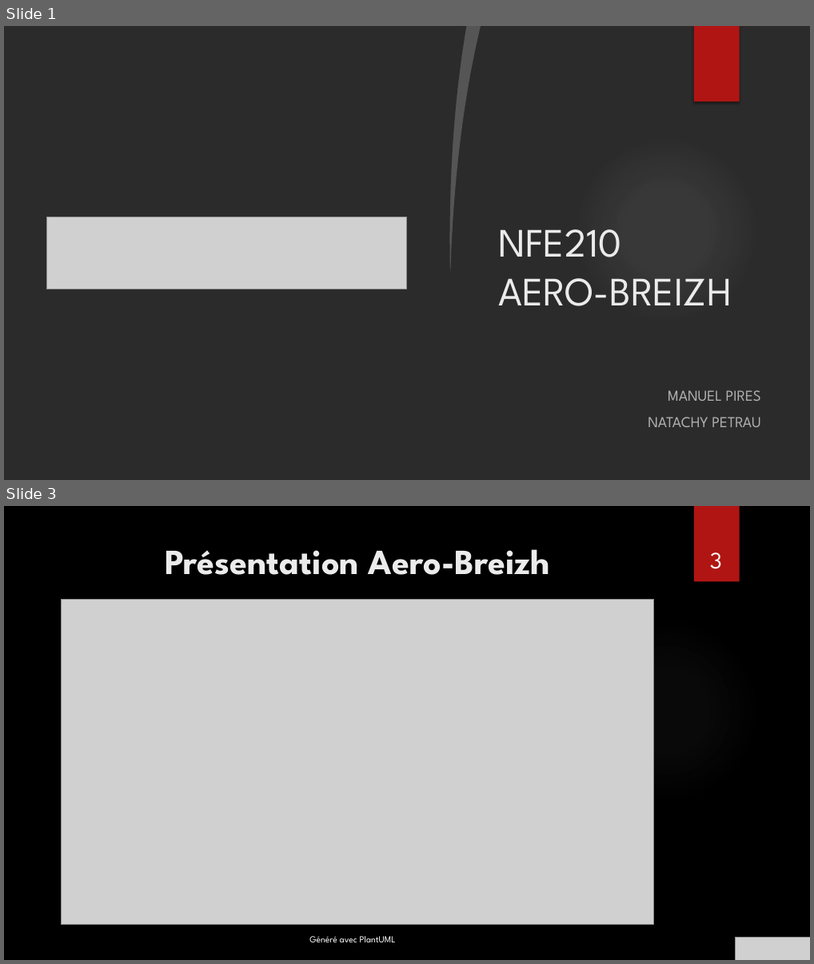
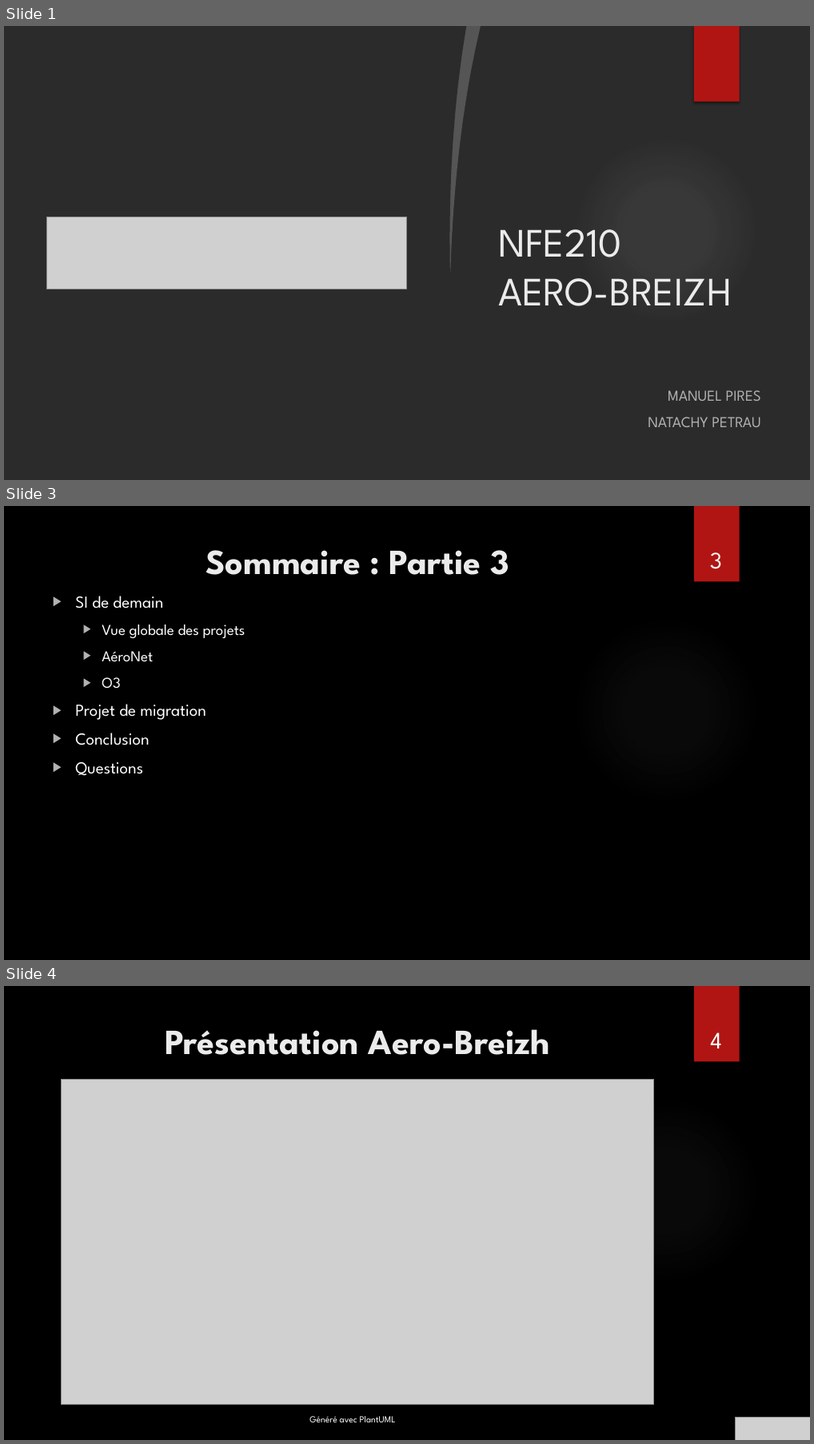
Before and after one commit to CNAM-MPIR/210_Project, a slide deck: Project/MPI_NPE_Presentation NFE210.pptx. Shown one above the other, each under a label of ours: slides 1 and 3 before the commit, slides 1, 3 and 4 after it; the slides between them are not shown. The pictures are 814x964 and 814x1444 pixels, drawn with LibreOffice and Linux fonts; fonts in the diff are those of the drawing; grey boxes stand for pictures; background and template pictures are left out; a plain dark background stands for a picture behind light text. Boxes give left, top, right and bottom in pixels: in the first picture for what was removed or moved away, otherwise in the second. Text is boxed around its words. In the diff, an @@ line names an element or a change of style, - is before the commit and + after.

Commit message:
Mockup de la vue du projet de migration et démarrage de la présentation powerpoint

```diff
--- a/Project/MPI_NPE_Presentation NFE210.pptx
+++ b/Project/MPI_NPE_Presentation NFE210.pptx
@@ slide 3 added at bbox=[4, 506, 810, 960], background picture (left out); not listed: 2 template elements that a slide beside it also shows @@
@@ title added at bbox=[206, 550, 510, 575], 42 pt, text #EBEBEB, bold @@
+Sommaire : Partie 3
@@ page number added at bbox=[710, 552, 722, 569], 28 pt, text #FFFFFF @@
+3
@@ text added at bbox=[75, 596, 246, 776], 20 pt, text #FFFFFF @@
+▶ SI de demain
+  ▶ Vue globale des projets
+  ▶ AéroNet
+  ▶ O3
+▶ Projet de migration
+▶ Conclusion
+▶ Questions
@@ what was slide 3 is now slide 4 @@
@@ page number at bbox=[710, 1032, 722, 1048]: text changed @@
-3
+4
```
Also in this commit, not shown: 7 slides changed, 9 other slides added, 4 slides removed, 2 other files.
